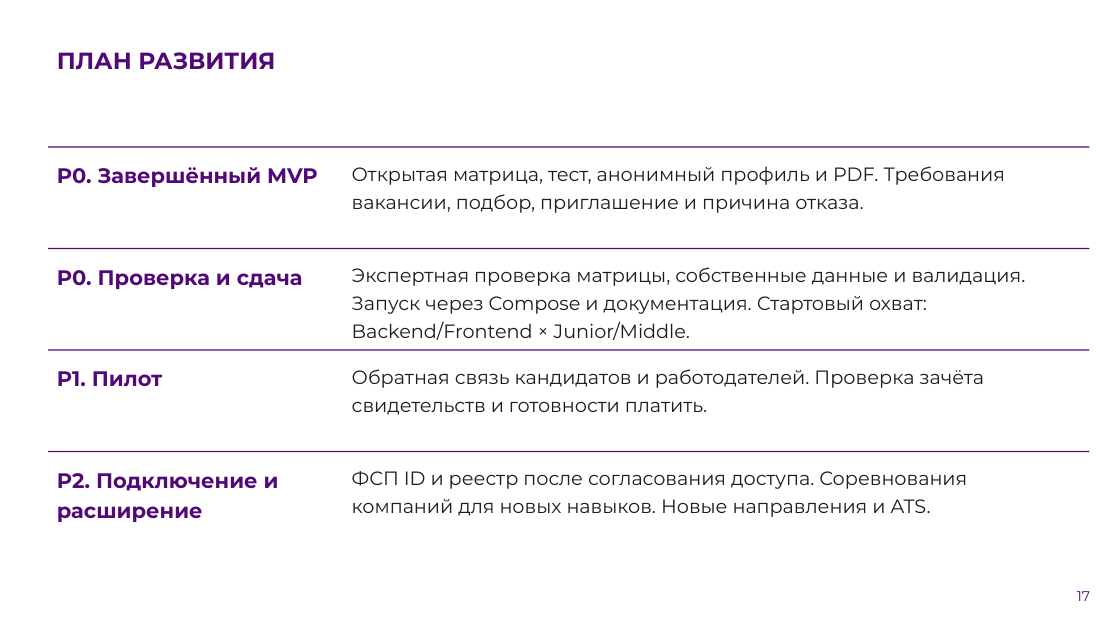
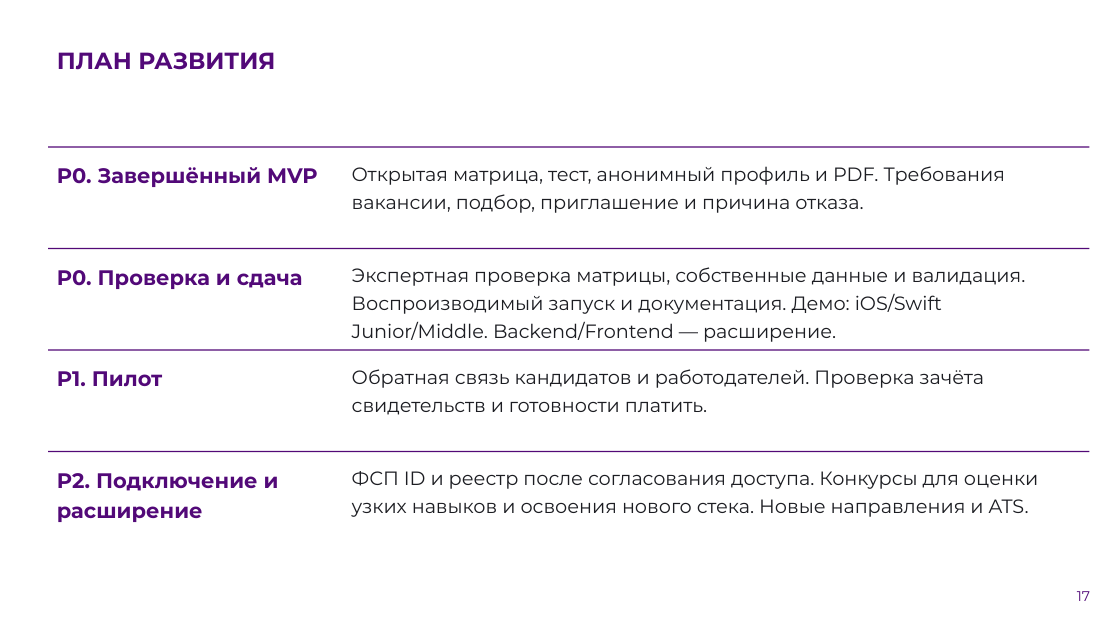
Before and after one commit to Headmast/FSP, a slide deck: slide 17 of doc/presentation/trudyazhki-fsp.pptx. Drawn at 1120x630 pixels with LibreOffice and Linux fonts; fonts in the diff are those of the drawing; background and template pictures are left out. Boxes give left, top, right and bottom in pixels: in the first picture for what was removed or moved away, otherwise in the second. Text is boxed around its words. In the diff, an @@ line names an element or a change of style, - is before the commit and + after.

```diff
--- a/doc/presentation/trudyazhki-fsp.pptx
+++ b/doc/presentation/trudyazhki-fsp.pptx
@@ text at (352,267,1026,342): text changed @@
-Экспертная проверка матрицы, собственные данные и валидация. Запуск через Compose и документация. Стартовый охват: Backend/Frontend × Junior/Middle.
+Экспертная проверка матрицы, собственные данные и валидация. Воспроизводимый запуск и документация. Демо: iOS/Swift Junior/Middle. Backend/Frontend — расширение.
@@ text at (352,471,1039,517): text changed @@
-ФСП ID и реестр после согласования доступа. Соревнования компаний для новых навыков. Новые направления и ATS.
+ФСП ID и реестр после согласования доступа. Конкурсы для оценки узких навыков и освоения нового стека. Новые направления и ATS.
```
Also in this commit, not shown: 5 other slides changed, 2 slides added, 2 slides removed, 7 other files.
